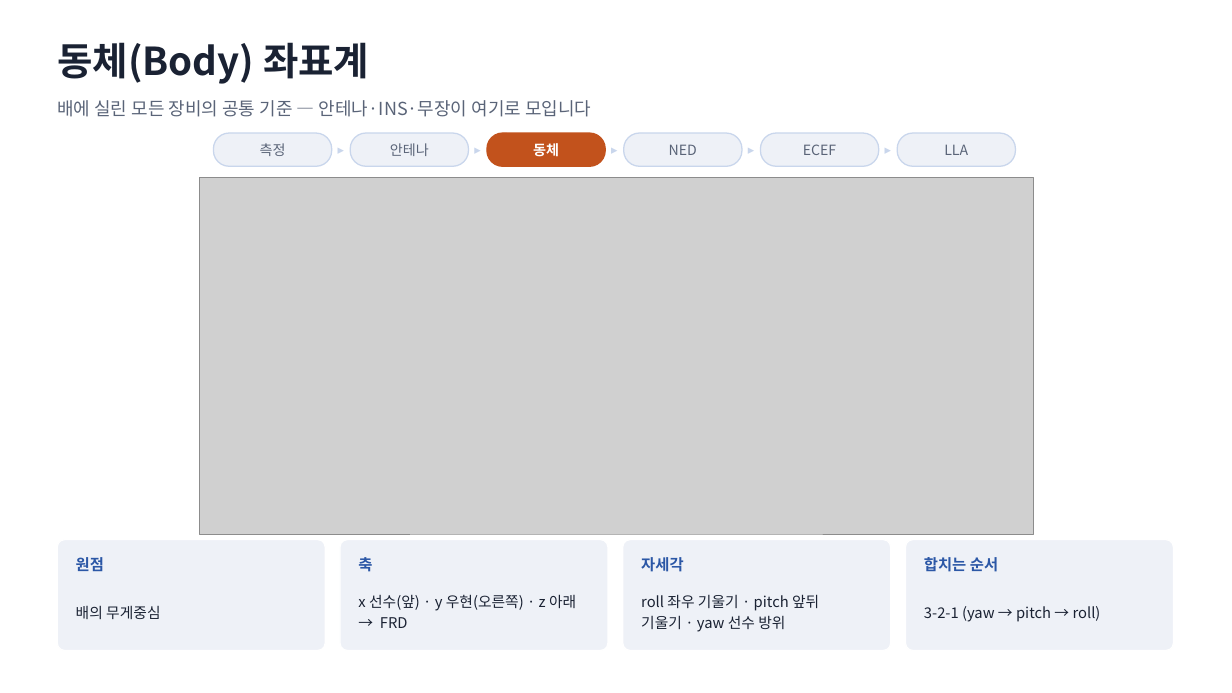
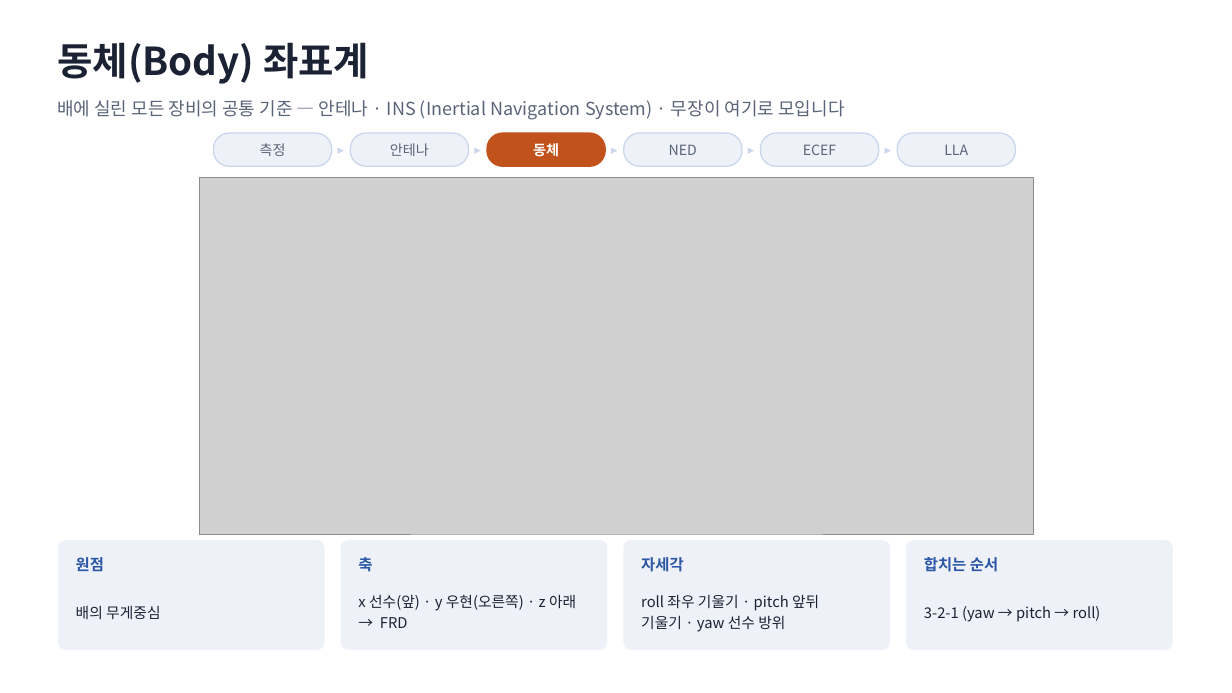
Before and after one commit to harley-hwan/IpcProc, a slide deck: slide 13 of Part2_CoordFrames/ref/산출물/Chapter2_coordinate_systems.pptx. Drawn at 1232x693 pixels with LibreOffice and Linux fonts; fonts in the diff are those of the drawing; grey boxes stand for pictures. Boxes give left, top, right and bottom in pixels: in the first picture for what was removed or moved away, otherwise in the second. Text is boxed around its words. In the diff, an @@ line names an element or a change of style, - is before the commit and + after.

```diff
--- a/Part2_CoordFrames/ref/산출물/Chapter2_coordinate_systems.pptx
+++ b/Part2_CoordFrames/ref/산출물/Chapter2_coordinate_systems.pptx
@@ text at [57,100,844,120]: text changed @@
-배에 실린 모든 장비의 공통 기준 — 안테나·INS·무장이 여기로 모입니다
+배에 실린 모든 장비의 공통 기준 — 안테나 · INS (Inertial Navigation System) · 무장이 여기로 모입니다
```
Also in this commit, not shown: 6 other slides changed, 8 other files.
